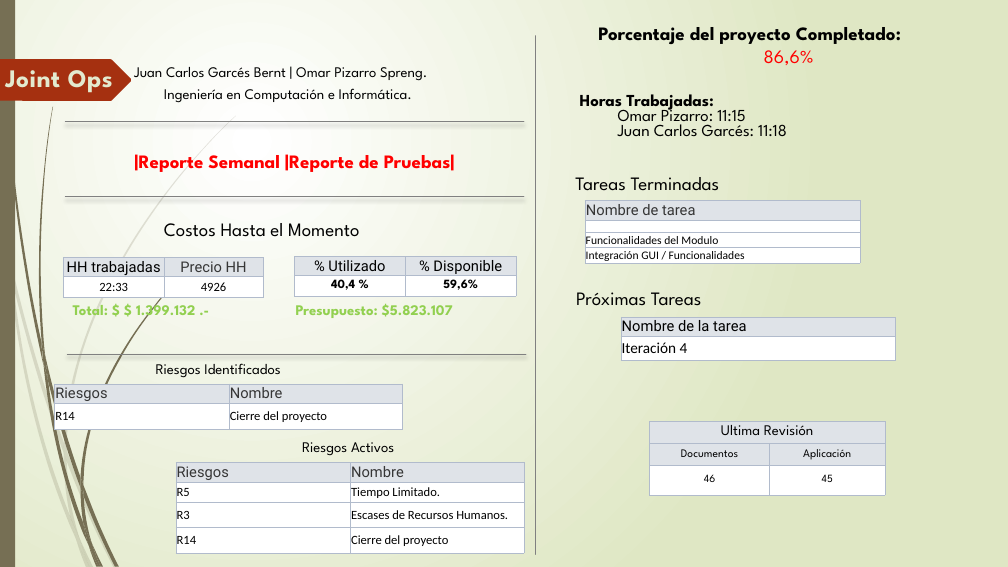
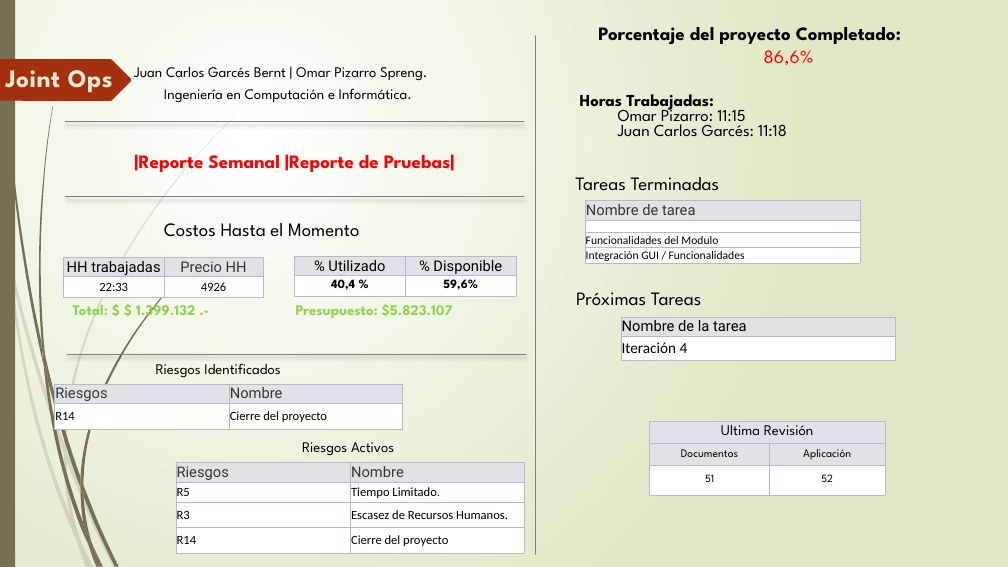
Before and after one commit to jx4nk00/joint-ops, a slide deck: slide 1 of 3 Construcción/Presentacion semana XIII 22 de Noviembre.pptx. Drawn at 1008x567 pixels with LibreOffice and Linux fonts; fonts in the diff are those of the drawing. Boxes give left, top, right and bottom in pixels: in the first picture for what was removed or moved away, otherwise in the second. Text is boxed around its words. In the diff, an @@ line names an element or a change of style, - is before the commit and + after.

```diff
--- a/3 Construcción/Presentacion semana XIII 22 de Noviembre.pptx
+++ b/3 Construcción/Presentacion semana XIII 22 de Noviembre.pptx
@@ table at <box>650,421,885,495</box> @@
-row 3, column 1: 46
+row 3, column 1: 51
-row 3, column 2: 45
+row 3, column 2: 52
@@ table at <box>176,463,525,554</box> @@
-row 3, column 2: Escases de Recursos Humanos.
+row 3, column 2: Escasez de Recursos Humanos.
```
Also in this commit, not shown: 29 other files.
